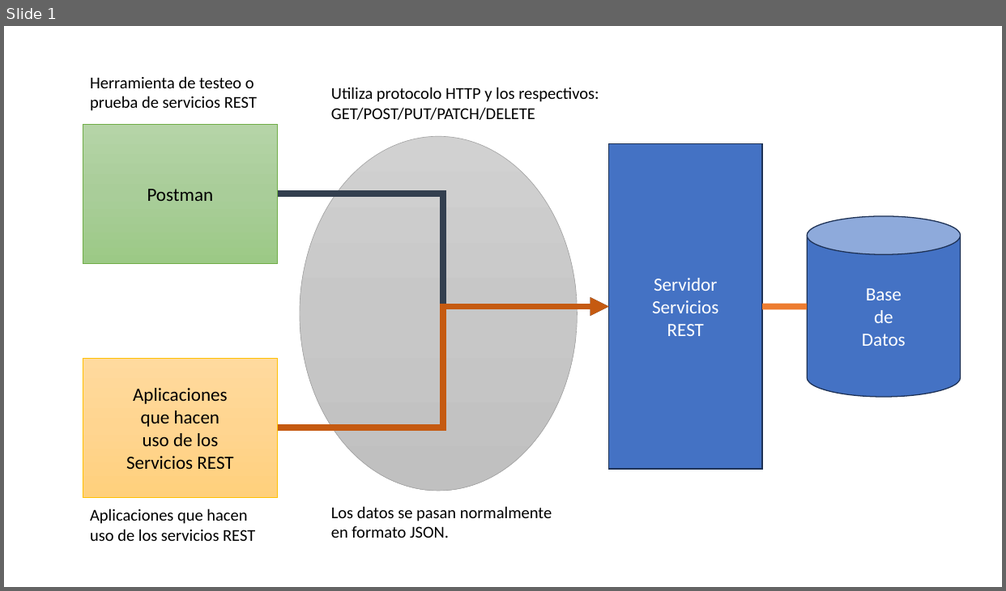
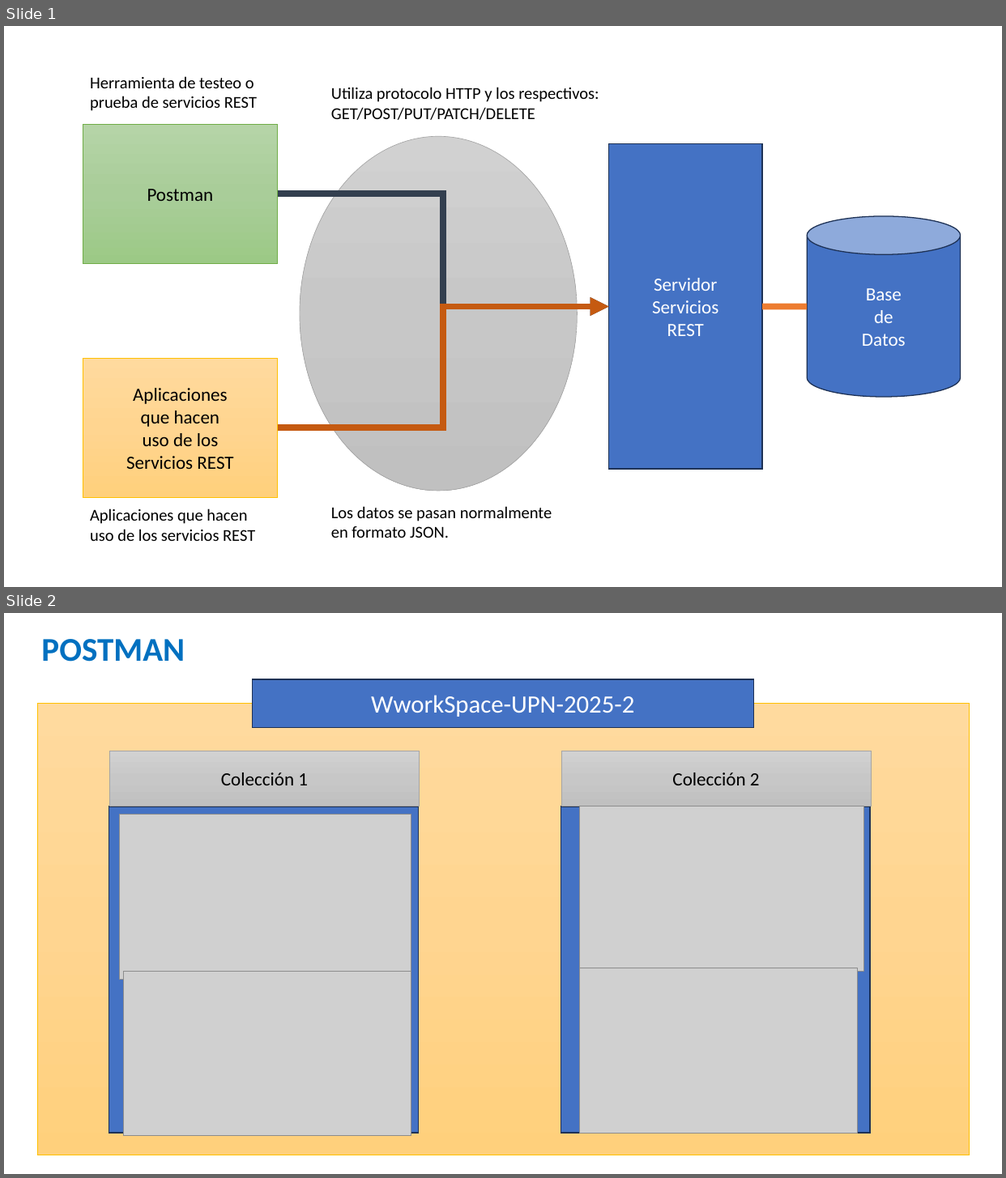
Before and after one commit to gcoronelc/UPN_2025_2_SOLWEB, a slide deck: Semana07/ServiciosREST.pptx. Shown one above the other, each under a label of ours: slide 1 before the commit, slides 1 and 2 after it. The pictures are 1006x591 and 1006x1178 pixels, drawn with LibreOffice and Linux fonts; fonts in the diff are those of the drawing; grey boxes stand for pictures. Boxes give left, top, right and bottom in pixels: in the first picture for what was removed or moved away, otherwise in the second. Text is boxed around its words. In the diff, an @@ line names an element or a change of style, - is before the commit and + after.

```diff
--- a/Semana07/ServiciosREST.pptx
+++ b/Semana07/ServiciosREST.pptx
@@ slide 2 added at <box>4,613,1002,1174</box>, background #FFFFFF @@
@@ text added at <box>41,639,185,662</box>, 32 pt, text #0070C0, bold @@
+POSTMAN
@@ rectangle added at <box>253,679,754,727</box>, fill #4472C4, outline #1E3256 1 pt, 24 pt, text #FFFFFF @@
+WworkSpace-UPN-2025-2
@@ rectangle added at <box>37,704,968,1156</box>, fill gradient #FFDB9E to #FFD590 to #FFD07C, outline #FFC000 0.5 pt @@
@@ rectangle added at <box>109,752,419,806</box>, fill gradient #D2D2D2 to #C8C8C8 to #C0C0C0, outline #A5A5A5 0.5 pt, 18 pt, text #000000 @@
+Colección 1
@@ rectangle added at <box>562,752,871,806</box>, fill gradient #D2D2D2 to #C8C8C8 to #C0C0C0, outline #A5A5A5 0.5 pt, 18 pt, text #000000 @@
+Colección 2
@@ rectangle added at <box>108,807,418,1133</box>, fill #4472C4, outline #1E3256 1 pt @@
@@ rectangle added at <box>561,807,870,1133</box>, fill #4472C4, outline #1E3256 1 pt @@
@@ picture added at <box>580,807,864,972</box> @@
@@ picture added at <box>119,815,411,979</box> @@
@@ picture added at <box>123,971,411,1135</box> @@
@@ picture added at <box>580,968,859,1132</box> @@
```
Also in this commit, not shown: 1 other slide added, 3 other files.
